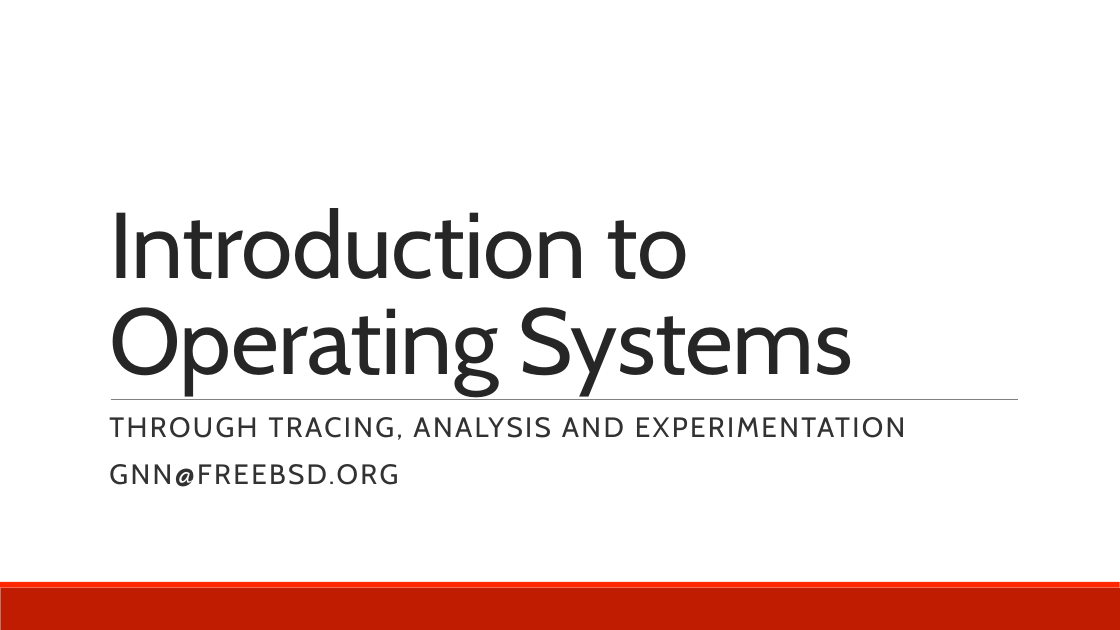
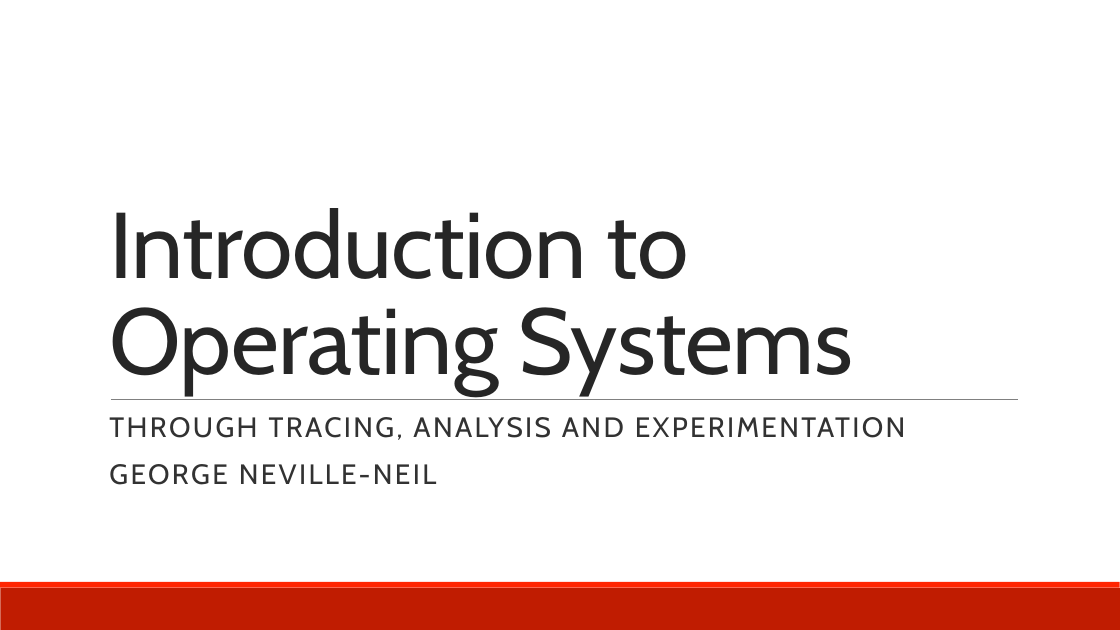
Before and after one commit to teachbsd/course, a slide deck: slide 1 of undergraduate/lectures/lecture1-intro.pptx. Drawn at 1120x630 pixels with LibreOffice and Linux fonts; fonts in the diff are those of the drawing; background and template pictures are left out. Boxes give left, top, right and bottom in pixels: in the first picture for what was removed or moved away, otherwise in the second. Text is boxed around its words. In the diff, an @@ line names an element or a change of style, - is before the commit and + after.

```diff
--- a/undergraduate/lectures/lecture1-intro.pptx
+++ b/undergraduate/lectures/lecture1-intro.pptx
@@ subtitle at [109,464,437,485]: text changed @@
-GNN@FREEBSD.ORG
+GEORGE NEVILLE-NEIL
```
Also in this commit, not shown: 1 other file.
